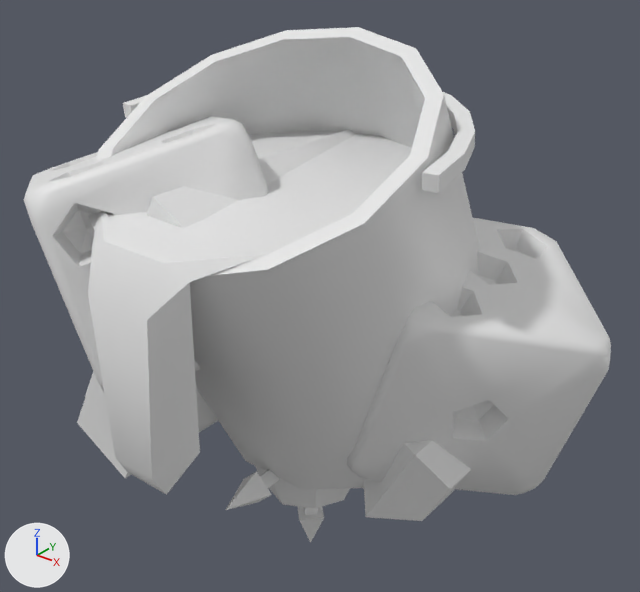
Renders of the Blender file Edddy.blend from each side of a commit.
Before and after are seen from a camera (50 mm lens) standing at (1.088, -1.323, 1.225) and looking at (0.015, 0.018, 0.394). The axes (+X, +Y, +Z) are drawn at lower left. The lights are the same throughout. The same objects are shown in both versions, whatever each file hides.

The first picture shows 'Bucket', 'Center', 'Random', 'Stamp'.
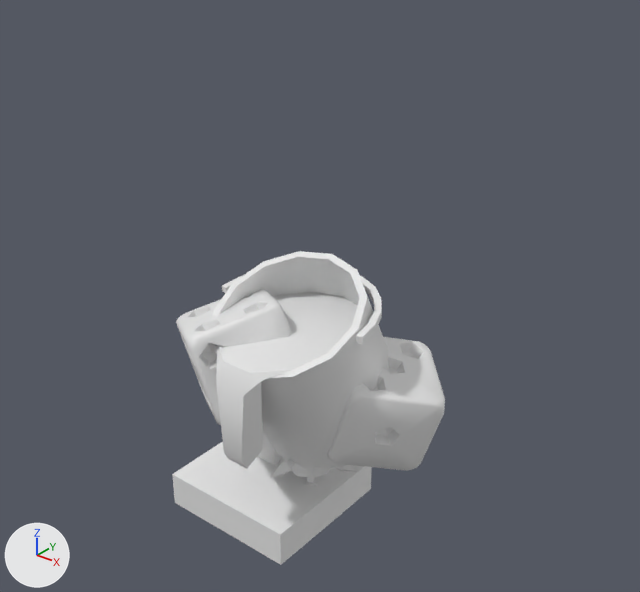
Where the newer file only moved an object's origin or applied its transform, the numbers keep the older frame.

Boxes [x1, y1, x2, y2] around the edits, measured in the pictures (640 x 592 px; the box of a moved part takes in the faces that stretch with it):
'Bucket', mesh rescaled (55% narrower, 53% shorter)
    before: [88, 27, 479, 495]
    after: [212, 251, 389, 469]
'Random', reshaped, rescaled (54% narrower, 52% shorter)
    before: [23, 116, 611, 495]
    after: [176, 289, 445, 471]
'Stamp', mesh turned
    before: [77, 129, 471, 521]
    after: [172, 429, 372, 565]
part 3 of me_random_011, moved or reshaped
    before: [347, 218, 611, 495]
    after: [345, 337, 445, 471]
part 4 of me_random_011, moved or reshaped
    before: [23, 116, 269, 392]
    after: [176, 289, 292, 425]
part 5 of me_cube_001, moved or reshaped
    before: [255, 466, 350, 508]
    after: [283, 457, 330, 478]
part 6 of me_cube_001, deleted
    before: [226, 470, 364, 543]
part 7 of me_cube_001, added
    after: [270, 459, 359, 486]

What the commit changed:
me_cube_001 is used by ob_center; location (0.0, 0.0, 0.0); scale (0.1, 0.1, 0.1).
me_cube_001 had 104 vertices, 120 faces and spanned x -2.83..2.83, y -2.83..2.83, z -2.83..2.83.
me_cube_001 now has 194 vertices, 120 faces and spans x -0.14..0.14, y -0.14..0.14, z -0.14..0.14.
me_cube_001 part 5: the loose piece of 26 vertices spanning x -1.41..1.41, y -1.41..1.41, z -1.41..1.41 is scaled about its middle by 0.05.
me_cube_001 part 6: 6 loose pieces with 78 vertices, spanning x -2.83..2.83, y -2.83..2.83, z -2.83..2.83, are deleted.
me_cube_001 part 7: 168 vertices added at x -0.14..0.14, y -0.14..0.14, z -0.14..0.14.
me_stamp has 32 vertices, 30 faces and spans x -1.68..0.32, y -1.0..1.0, z -1.22..0.87.
me_stamp is used by ob_stamp; location (0.0, 0.0, 0.0); rotation (0.0, 2.063, 0.0), in degrees (0, 118, 0); scale (0.348, 0.348, 0.348).
me_stamp part 1: the whole mesh is turned -118.2 degrees about the y axis through the mesh origin and scaled by 0.5.
me_bucket has 116 vertices, 109 faces and spans x -1.11..1.11, y -1.46..1.38, z 0.01..2.69.
me_bucket is used by ob_bucket; location (0.0, 0.0, 0.0); scale (0.348, 0.348, 0.348).
me_bucket part 2: the whole mesh is scaled about the mesh origin by 0.5.
me_random_011 has 606 vertices, 922 faces and spans x -10.6..6.0, y -2.8..8.2, z -12.9..2.3.
me_random_011 is used by ob_random; location (0.0, 0.0, 0.0); rotation (0.228, 0.243, -2.126), in degrees (13, 14, -122); scale (0.0608, 0.0608, -0.0608).
me_random_011 part 3: the loose piece of 303 vertices spanning x -10.6..-0.5, y -1.3..8.2, z -8.3..2.3 is scaled about the mesh origin by (0.0304, 0.0304, -0.0304).
me_random_011 part 4: the loose piece of 303 vertices spanning x -0.9..6.0, y -2.8..4.1, z -12.9..-6.0 is scaled about the mesh origin by (0.0304, 0.0304, -0.0304).
Object 'Random' (ob_random) is rescaled from (0.0608, 0.0608, -0.0608) to (1.0, 1.0, 1.0).
